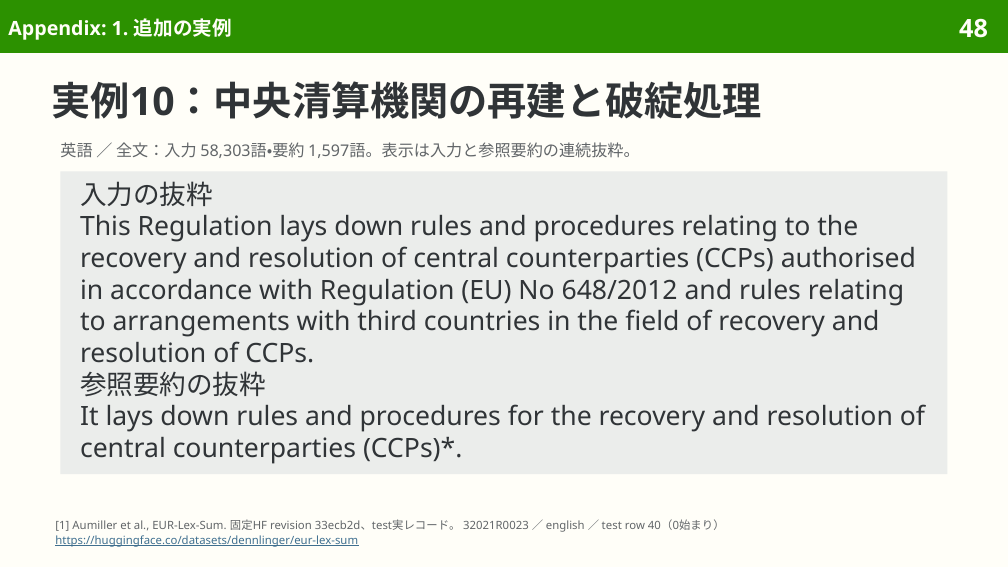
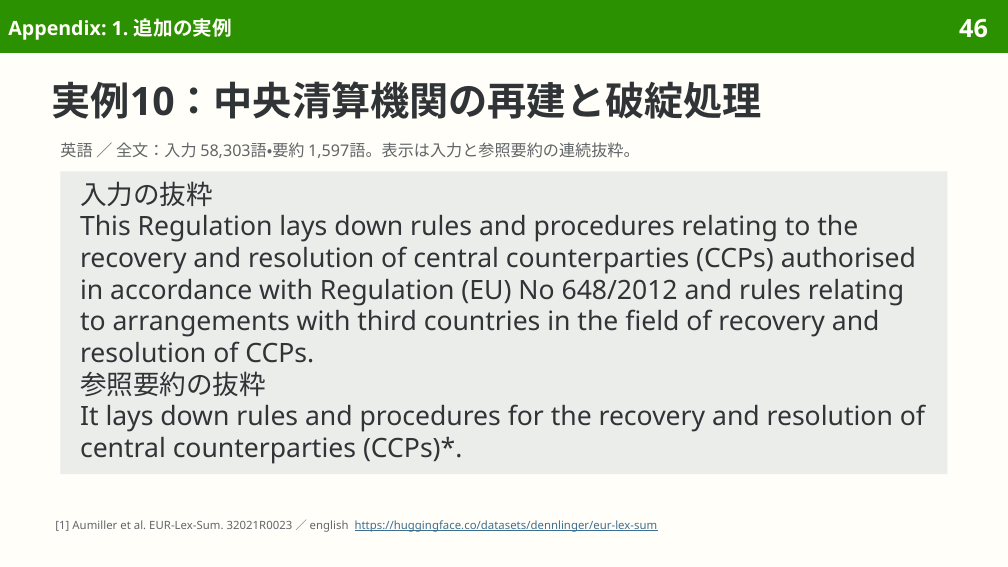
Before and after one commit to sasakiy84/datasets-in-10-minutes, a slide deck: slide 46 of slides/datasets-in-10-minutes-eurlexsum.pptx (slide 48 before the commit). Drawn at 1008x567 pixels with LibreOffice and Linux fonts; fonts in the diff are those of the drawing. Boxes give left, top, right and bottom in pixels: in the first picture for what was removed or moved away, otherwise in the second. Text is boxed around its words. In the diff, an @@ line names an element or a change of style, - is before the commit and + after.

```diff
--- a/slides/datasets-in-10-minutes-eurlexsum.pptx
+++ b/slides/datasets-in-10-minutes-eurlexsum.pptx
@@ page number at (x1=959, y1=18, x2=988, y2=38): text changed @@
-48
+46
@@ text at (x1=55, y1=520, x2=658, y2=532): text changed; text colour #626669 to #3F6F8F @@
-[1] Aumiller et al., EUR-Lex-Sum. 固定HF revision 33ecb2d、test実レコード。 32021R0023 ／ english ／ test row 40（0始まり）
-https://huggingface.co/datasets/dennlinger/eur-lex-sum
+[1] Aumiller et al. EUR-Lex-Sum. 32021R0023 ／ english https://huggingface.co/datasets/dennlinger/eur-lex-sum
```
Also in this commit, not shown: 44 other slides changed, 3 slides removed, 39 other files.
